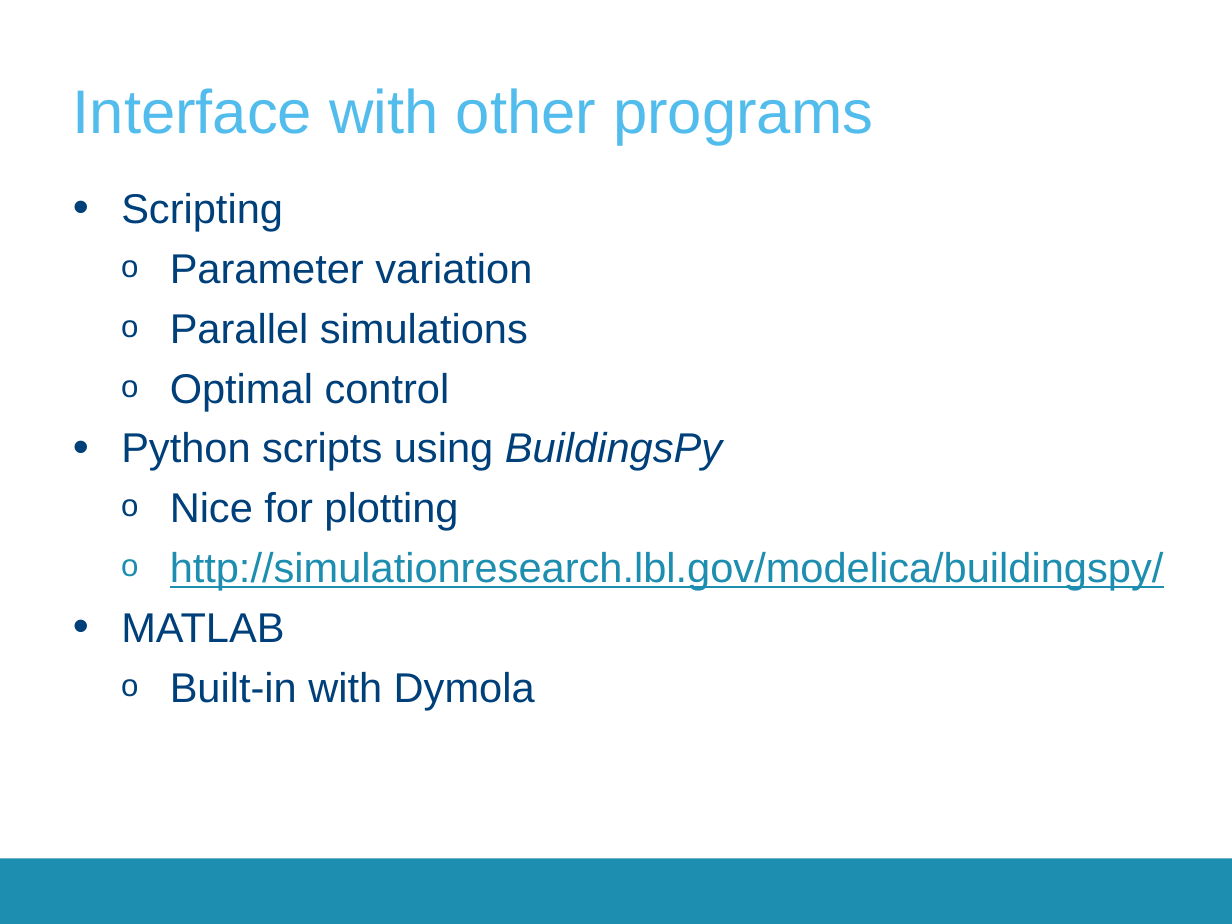
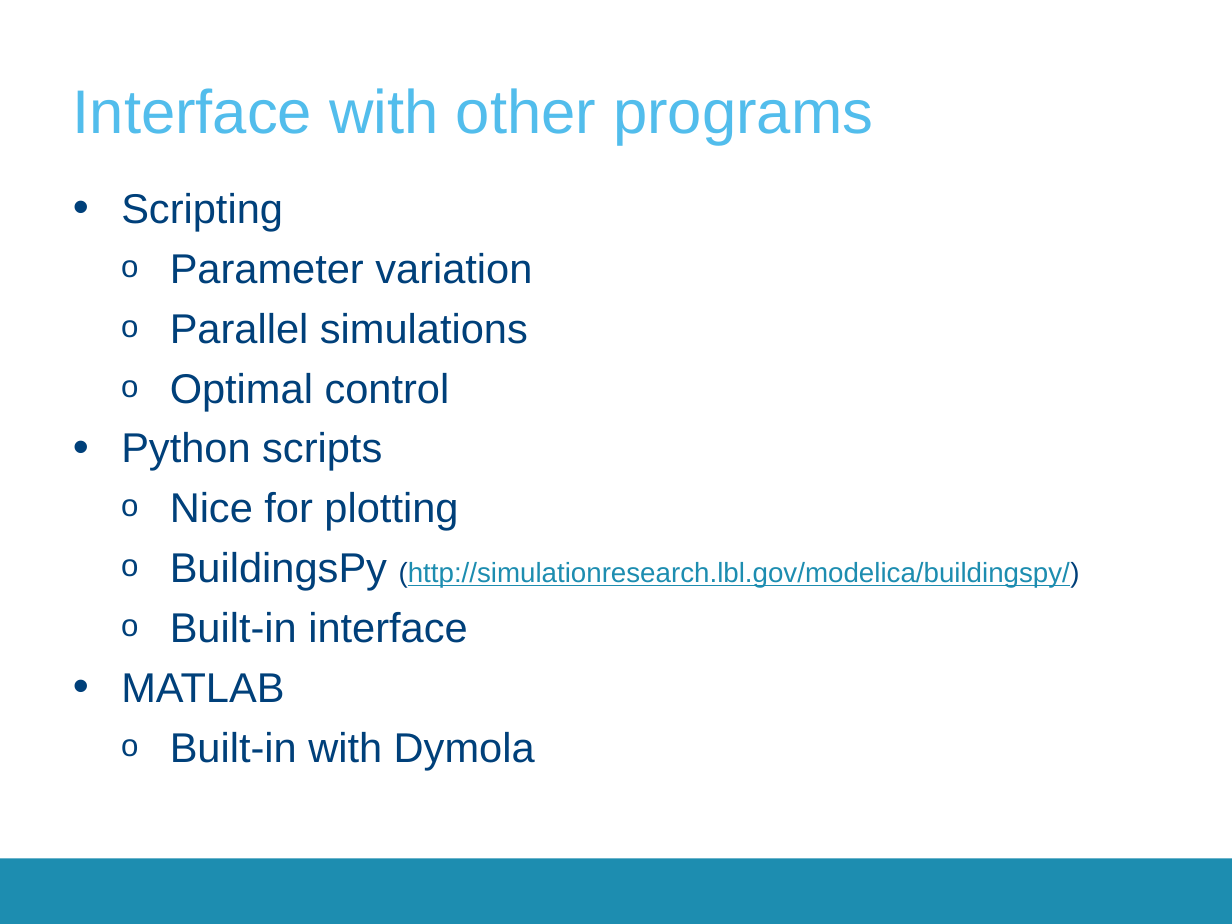
Before and after one commit to open-ideas/__CrashCourse__, a slide deck: slide 32 of 2017-2018/Presentations/CrashCourse_2016.pptx (slide 29 before the commit). Drawn at 1232x924 pixels with LibreOffice and Linux fonts; fonts in the diff are those of the drawing; background and template pictures are left out. Boxes give left, top, right and bottom in pixels: in the first picture for what was removed or moved away, otherwise in the second. Text is boxed around its words. In the diff, an @@ line names an element or a change of style, - is before the commit and + after.

```diff
--- a/2017-2018/Presentations/CrashCourse_2016.pptx
+++ b/2017-2018/Presentations/CrashCourse_2016.pptx
@@ text at (121,432,382,470): text changed @@
-• Python scripts using BuildingsPy
+• Python scripts
@@ text at (170,552,1080,643): text changed; size 27 to 18 pt @@
-  o http://simulationresearch.lbl.gov/modelica/buildingspy/
+  o BuildingsPy (http://simulationresearch.lbl.gov/modelica/buildingspy/)
+  o Built-in interface
```
Also in this commit, not shown: 5 other slides changed, 1 slide added.
